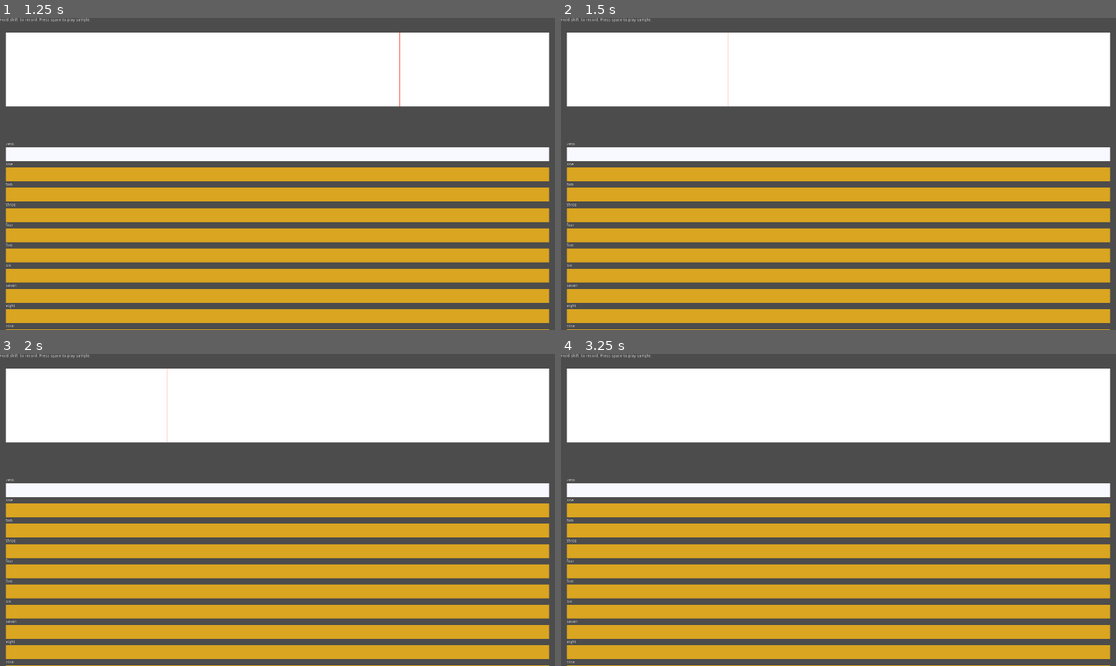
Above: before the commit, frames 1-4 (two rows, left to right).
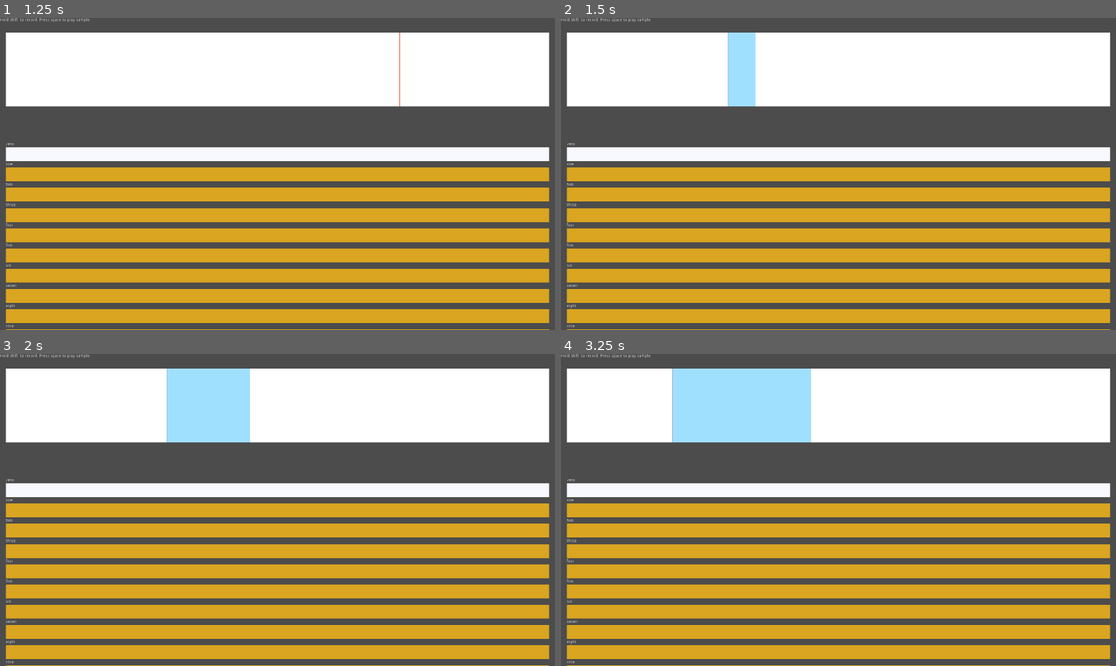
Above: after the commit, the same moments.

Repository: tangentstorm/fnarbmlyx
Game: Godot game, scene res://main.tscn
Two runs of this game, one before a commit and one after it. Both use one fixed random seed, a clock stepped at 60 frames per second and the inputs below.
Inputs (mouse positions are in pixels of both pictures, inside the frame that each line leads up to):
- Up to frame 1 (1.25 s): tap Space (ui_select) at 0.5, 0.77 s; move the mouse to (399, 158) at 0.52 s; hold Up from 0.53 s (still down); click (399, 158) at 0.67 s
- Up to frame 2 (1.5 s): release Up at 1.25 s; tap Space (ui_select) at 1.25 s; drag from (727, 189) to (810, 236) at 1.27 s
- Up to frame 3 (2 s): no input
- Up to frame 4 (3.25 s): tap Space (ui_select) at 2, 2.75 s; move the mouse to (894, 441) at 2.02 s; hold Up 2.03-2.75 s; click (894, 441) at 2.17 s; drag from (810, 572) to (672, 463) at 2.77 s

Frame 1 is identical in both runs. In frame 2, 1.2% of the frame differs, in the area x 30-36%, y 4-29%; in frame 3, 3.5%; in frame 4, 5.9%, in the area x 20-46%, y 4-29%.

Commit message:
draggable selection

Diff:
--- a/ClipScroller.gd
+++ b/ClipScroller.gd
@@ -9,8 +9,10 @@
 
 onready var clipNode = $ClipContainer/AudioClip
 onready var headNode = $ClipContainer/PlayHead
+onready var selectNode = $ClipContainer/Selection
 onready var player = get_node(playerPath)
 
+var selection : Vector2 = Vector2.ZERO  # x=start,y=end (in seconds)
 var playing = false
 var mix_rate = 44100
 
@@ -55,9 +57,38 @@
 func pixelsToTime(px:float) -> float:
 	return px * timeScale / mix_rate
 
+var mouse_xy0 : Vector2 = Vector2.ZERO
+var mouse_down : bool = false
+var mouse_drag : bool = false
 func _input(event):
-	if event is InputEventMouseButton and event.pressed:
-		self.head = pixelsToTime(event.position.x - rect_position.x)
+	if mouse_down and event is InputEventMouseMotion:
+		var x = event.position.x - rect_position.x
+		if ! mouse_drag:
+			print("init drag")
+			mouse_drag = true
+			selectNode.visible = true
+		if event.position.x < mouse_xy0.x:
+			# if drag left, move start instead of head
+			selection.x = x
+			self.head = pixelsToTime(x)
+		else:
+			selection.y = x
+		selectNode.rect_position.x = selection.x
+		selectNode.rect_size.x = selection.y - selection.x
+
+	if event is InputEventMouseButton and event.button_index == 1:
+		var x = event.position.x - rect_position.x
+		if event.pressed:
+			mouse_down = true
+			mouse_xy0 = event.position
+			selection = Vector2(x,x)
+			selectNode.visible = false
+			self.head = pixelsToTime(x)
+		else: # mouse up (not mouse over, because button_index = 0)
+			print("released")
+			mouse_down = false
+			selectNode.visible = mouse_drag and selection.x != selection.y
+			mouse_drag = false
 
 func _process(dt):
 	if playing:
--- a/main.tscn
+++ b/main.tscn
@@ -59,6 +59,13 @@
 rect_min_size = Vector2( 1, 256 )
 color = Color( 0.972549, 0.113725, 0.0235294, 1 )
 
+[node name="Selection" type="ColorRect" parent="ClipScroller/ClipContainer"]
+visible = false
+margin_left = 333.0
+margin_right = 888.0
+margin_bottom = 256.0
+color = Color( 0.0352941, 0.682353, 1, 0.384314 )
+
 [node name="Prompter" type="Node2D" parent="."]
 position = Vector2( 0, 430 )
 script = ExtResource( 3 )
@@ -81,7 +88,7 @@
 
 [node name="clip" type="ColorRect" parent="Prompter/card"]
 margin_top = 18.0
-margin_right = 256.0
+margin_right = 1820.0
 margin_bottom = 66.0
 rect_min_size = Vector2( 0, 48 )
 script = ExtResource( 1 )
